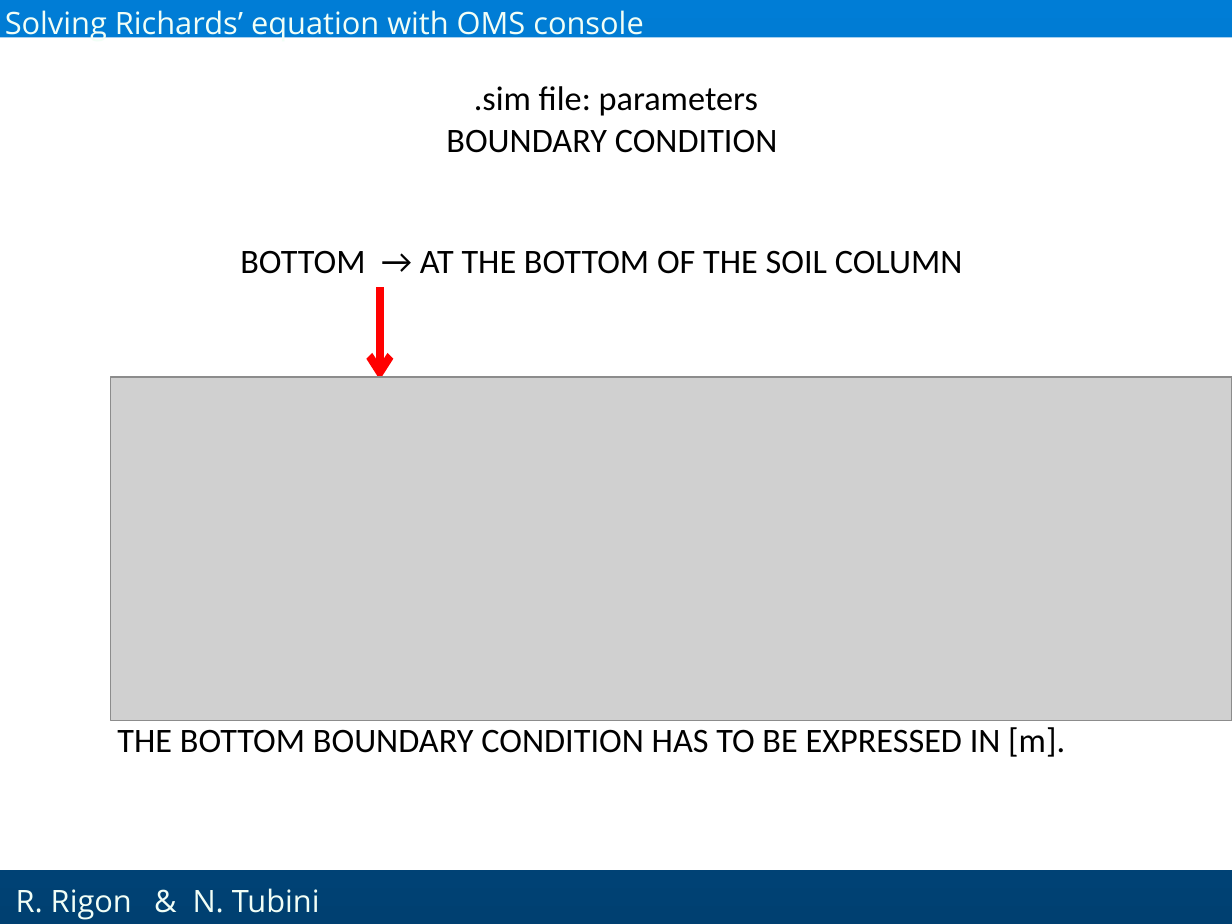
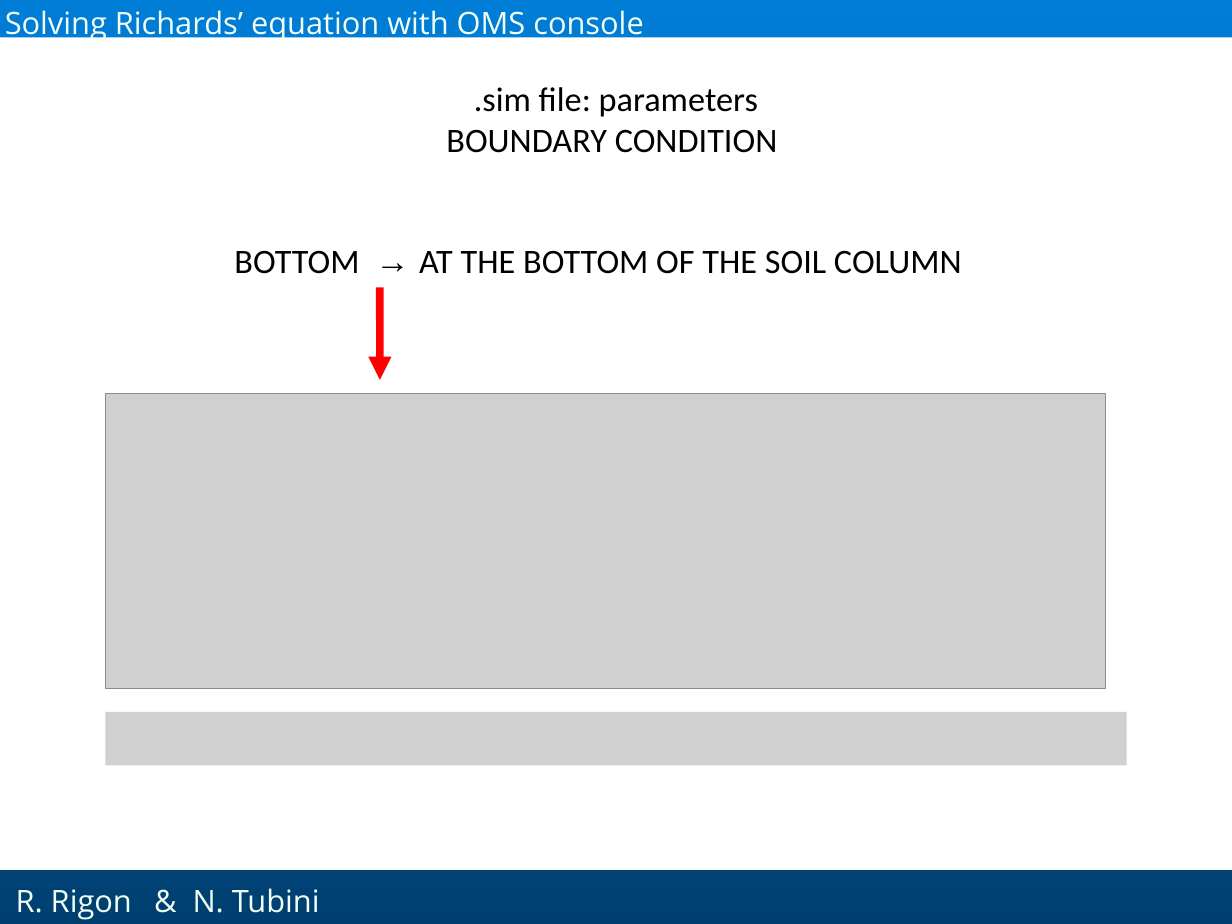
Before and after one commit to GEOframeOMSProjects/OMS_Project_Richards1D, a slide deck: slide 27 of Materials/Richards_English.pptx (slide 26 before the commit). Drawn at 1232x924 pixels with LibreOffice and Linux fonts; fonts in the diff are those of the drawing; grey boxes stand for pictures; background and template pictures are left out. Boxes give left, top, right and bottom in pixels: in the first picture for what was removed or moved away, otherwise in the second. Text is boxed around its words. In the diff, an @@ line names an element or a change of style, - is before the commit and + after.

```diff
--- a/Materials/Richards_English.pptx
+++ b/Materials/Richards_English.pptx
@@ text "BOTTOM → AT THE BOTTOM ..." at (234,250,962,274): font Calibri to Arial in "→" @@
@@ arrow (379, 287) - (379, 379): arrowheads changed @@
@@ picture: place and size @@
-picture at (111,377,1232,721)
+picture at (106,394,1106,689)
@@ picture added at (106,712,1127,765) @@
@@ text removed at (117,727,1065,757) @@
-THE BOTTOM BOUNDARY CONDITION HAS TO BE EXPRESSED IN [m].
```
Also in this commit, not shown: 22 other slides changed, 4 slides added, 3 slides removed.
